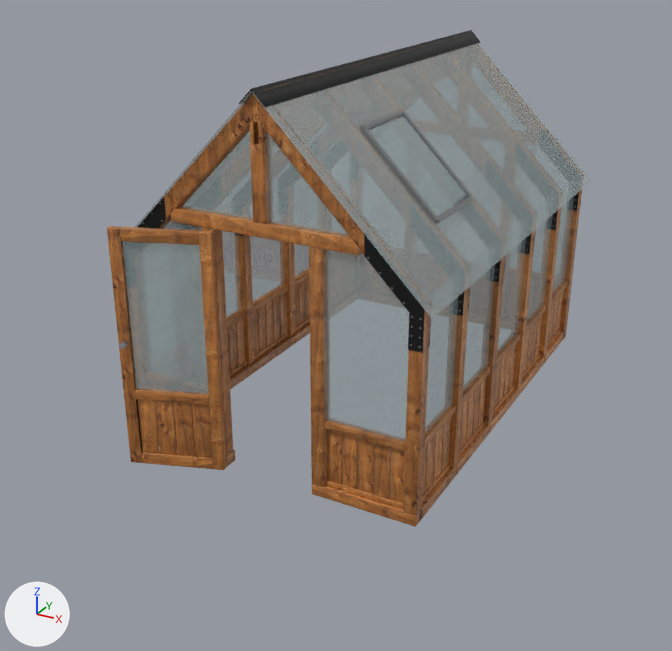
One commit to the glTF model nordwood-arrow.glb: the scene before it, then after it.
Both versions are drawn from a 50 mm lens placed at (3.28, -6.73, 3.84), pointed at (-0.18, -0.44, 0.69). Every picture has the same lights, and +X, +Y and +Z are marked at lower left. The first picture is the older version. Where no turn or scale is listed for an object, it has been applied to the vertices. Vertices at exactly the same position are counted once.

The older version as bpy lines, for what is in view:
```python
me_nordwood_arrow = bpy.data.meshes.new('nordwood-arrow')
me_nordwood_arrow.from_pydata(...)  # 24998 vertices, 47666 faces; spans x -1.27..1.27, y -2.01..2.01, z -1.43..1.43
# faces by material slot: [15504, 502, 29316, 630, 674, 432, 608]
me_nordwood_arrow.materials.append(mat_wood3)
me_nordwood_arrow.materials.append(mat_black)  # black #212121
me_nordwood_arrow.materials.append(mat_alu)  # grey #a0a2a4
me_nordwood_arrow.materials.append(mat_wood1)
me_nordwood_arrow.materials.append(mat_wood2)
me_nordwood_arrow.materials.append(mat_glass)  # white #daecef
me_nordwood_arrow.materials.append(mat_chrome)  # light grey #e1e1e2
ob_nordwood_arrow = bpy.data.objects.new('nordwood-arrow', me_nordwood_arrow)
ob_nordwood_arrow.location = (0.0, -0.16, 1.43)
```
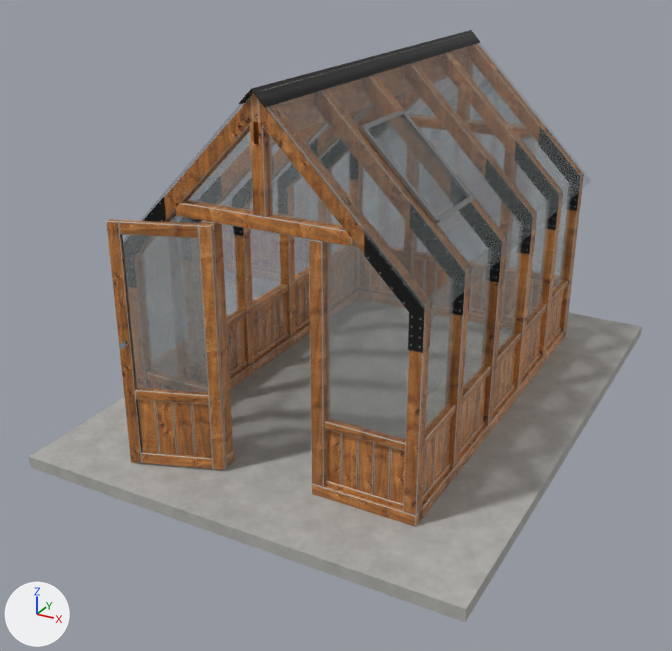
Where the newer file only moved an object's origin or applied its transform, the numbers keep the older frame.

Boxes (x1, y1, x2, y2) around the edits, measured in the pictures (672 x 651 px; the box of a moved part takes in the faces that stretch with it):
'nordwood-arrow', reshaped
    before: (107, 30, 591, 527)
    after: (29, 30, 642, 622)
part 1 of me_nordwood_arrow, added
    after: (29, 278, 642, 622)
part 2 of me_nordwood_arrow, moved or reshaped
    before: (171, 206, 363, 255)
    after: (176, 200, 355, 247)
part 3 of me_nordwood_arrow, moved or reshaped (not visible before)
    after: (408, 114, 532, 139)
part 4 of me_nordwood_arrow, moved or reshaped
    before: (107, 121, 461, 526)
    after: (106, 55, 578, 516)
part 5 of me_nordwood_arrow, moved or reshaped (not visible afterwards)
    before: (293, 321, 310, 335)
part 6 of me_nordwood_arrow, moved or reshaped (not visible afterwards)
    before: (519, 356, 545, 395)
part 7 of me_nordwood_arrow, recoloured
    before: (107, 86, 577, 527)
    after: (106, 44, 583, 527)
part 8 of me_nordwood_arrow, edited (looks the same)
    both: (143, 30, 582, 346)
part 9 of me_nordwood_arrow, recoloured
    before: (143, 111, 576, 346)
    after: (126, 104, 576, 346)
part 10 of me_nordwood_arrow, recoloured
    before: (122, 43, 591, 441)

Patch to the scene script:
```diff
--- a/nordwood-arrow.glb.py
+++ b/nordwood-arrow.glb.py
@@ mat_palettematerial003 @@
+mat_palettematerial003 = principled_material('PaletteMaterial003')
+mat_palettematerial003.texture = img_palettebasecolor  # with its transparency
+mat_palettematerial003.metallic = 1.0
+mat_palettematerial003.roughness = 0.0
@@ mat_palettematerial001 @@
+mat_palettematerial001 = principled_material('PaletteMaterial001')
+mat_palettematerial001.texture = img_palettebasecolor
+mat_palettematerial001.metallic = 0.5
+mat_palettematerial001.roughness = 0.45
@@ mat_palettematerial002 @@
+mat_palettematerial002 = principled_material('PaletteMaterial002')
+mat_palettematerial002.texture = img_palettebasecolor
+mat_palettematerial002.metallic = 0.8
+mat_palettematerial002.roughness = 0.35
@@ mat_concrete @@
+mat_concrete = principled_material('concrete')
+mat_concrete.texture = img_concrete
+mat_concrete.roughness = 0.88
@@ me_nordwood_arrow @@
-me_nordwood_arrow.from_pydata(...)  # 24998 vertices, 47666 faces; spans x -1.27..1.27, y -2.01..2.01, z -1.43..1.43
+me_nordwood_arrow.from_pydata(...)  # 25006 vertices, 47678 faces; spans x -1.81..1.81, y -2.26..2.58, z -1.53..1.43
+# me_nordwood_arrow part 1: a new loose piece, a box spanning x -1.81..1.81, y -2.26..2.58, z -1.53..-1.43, in mat_concrete (picture img_concrete)
+# me_nordwood_arrow part 2: the loose piece of 56 vertices spanning x -0.74..0.74, y -1.66..-1.55, z 0.46..0.56 is scaled about its middle by (0.934, 1, 0.998), then moved by (0.0, 0.0, 0.05)
+# me_nordwood_arrow part 3: the loose piece of 56 vertices spanning x -0.74..0.74, y 1.87..1.97, z 0.46..0.56 is scaled about its middle by (0.934, 1, 0.998), then moved by (0.0, 0.0, 0.05)
+# me_nordwood_arrow part 4: 2195 vertices moved from x -1.18..1.18, y -2.01..1.99, z -1.41..0.59 to x -1.18..1.18, y -2.01..1.99, z -1.41..0.61; 745 vertices removed from x -1.2..1.2, y -2.01..1.99, z -1.43..0.59; 745 vertices added at x -1.2..1.2, y -2.01..1.99, z -1.43..0.61
+# me_nordwood_arrow part 5: 4 vertices removed from x -1.2..-1.08, y 0.53, z -1.43..-1.34; 4 vertices added at x -1.2..-1.08, y 0.52, z -1.43..-1.34
+# me_nordwood_arrow part 6: 4 vertices removed from x 1.08..1.2, y 0.53, z -1.43..-1.34; 4 vertices added at x 1.08..1.2, y 0.52, z -1.43..-1.34
+# me_nordwood_arrow part 7: 12456 faces spanning x -1.2..1.2, y -1.96..1.97, z -1.43..1.41 switch from mat_wood3 to mat_concrete (picture img_concrete)
+# me_nordwood_arrow part 8: 439 faces spanning x -1.2..1.2, y -1.69..2.01, z -0.11..1.43 switch from mat_black (black #212121) to mat_palettematerial001 (picture img_palettebasecolor)
+# me_nordwood_arrow part 9: 10316 faces spanning x -1.18..1.18, y -1.68..1.99, z -1.24..1.09 switch from mat_alu (grey #a0a2a4) to mat_palettematerial002 (picture img_palettebasecolor)
+# me_nordwood_arrow part 10: 400 faces spanning x -1.27..1.27, y -1.91..2.01, z -0.81..1.42 switch from mat_glass (white #daecef) to mat_palettematerial003 (picture img_palettebasecolor)
+# other edits to the shape of me_nordwood_arrow do not show in these pictures
 me_nordwood_arrow.materials.append(mat_wood1)
 me_nordwood_arrow.materials.append(mat_wood2)
-me_nordwood_arrow.materials.append(mat_chrome)  # light grey #e1e1e2
+me_nordwood_arrow.materials.append(mat_palettematerial004)  # picture img_palettebasecolor
```
